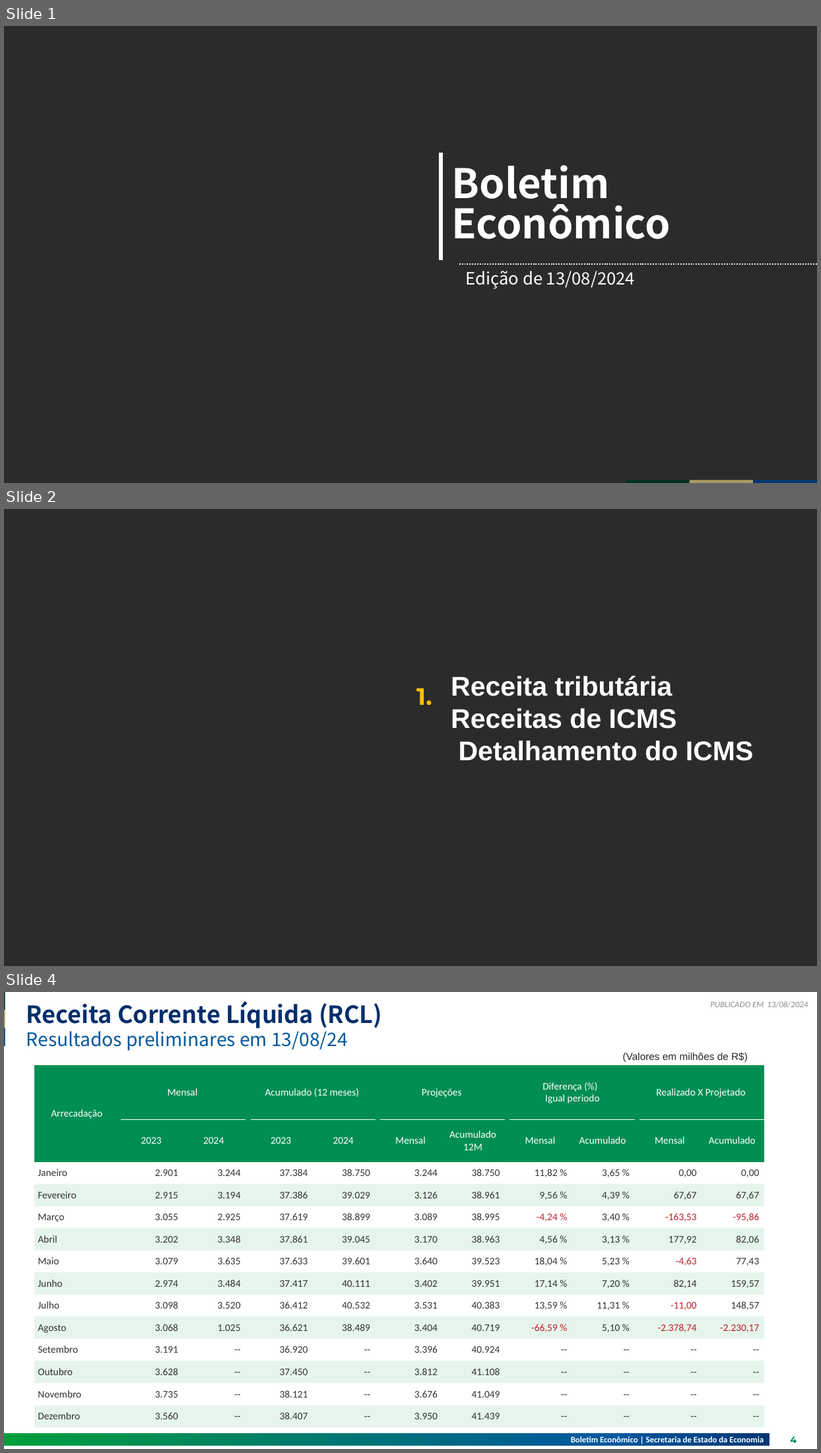
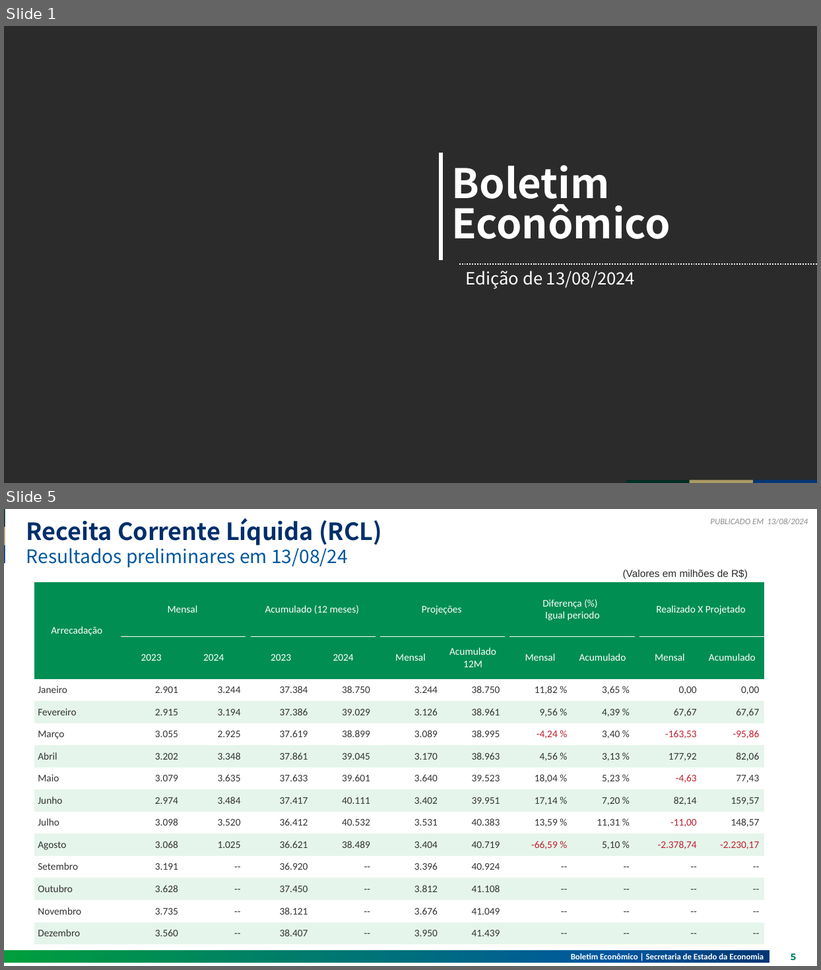
Before and after one commit to raphaellima1/Relatorio_receita, a slide deck: 2024-08-13V2.pptx. Shown one above the other, each under a label of ours: slides 1, 2 and 4 before the commit, slides 1 and 5 after it; the slides between them are not shown. The pictures are 821x1453 and 821x970 pixels, drawn with LibreOffice and Linux fonts; fonts in the diff are those of the drawing; background and template pictures are left out; a plain dark background stands for a picture behind light text. Boxes give left, top, right and bottom in pixels: in the first picture for what was removed or moved away, otherwise in the second. Text is boxed around its words. In the diff, an @@ line names an element or a change of style, - is before the commit and + after.

```diff
--- a/2024-08-13V2.pptx
+++ b/2024-08-13V2.pptx
@@ slide 2 removed at box(4, 509, 817, 966), background picture (left out) @@
@@ title removed at box(451, 676, 754, 761) @@
-Receita tributária
-Receitas de ICMS
-Detalhamento do ICMS
@@ subtitle removed at box(416, 689, 432, 706) @@
-1.
@@ what was slide 4 is now slide 5 @@
@@ page number at box(791, 954, 796, 960): text changed @@
-4
+5
```
Also in this commit, not shown: 2 slides changed, 4 slides added, 4 other files.
